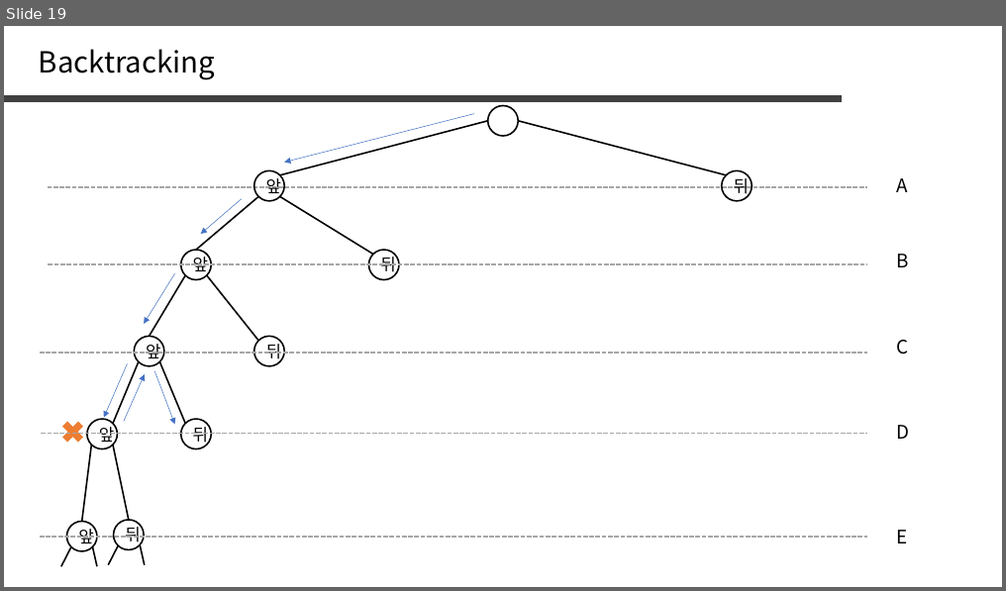
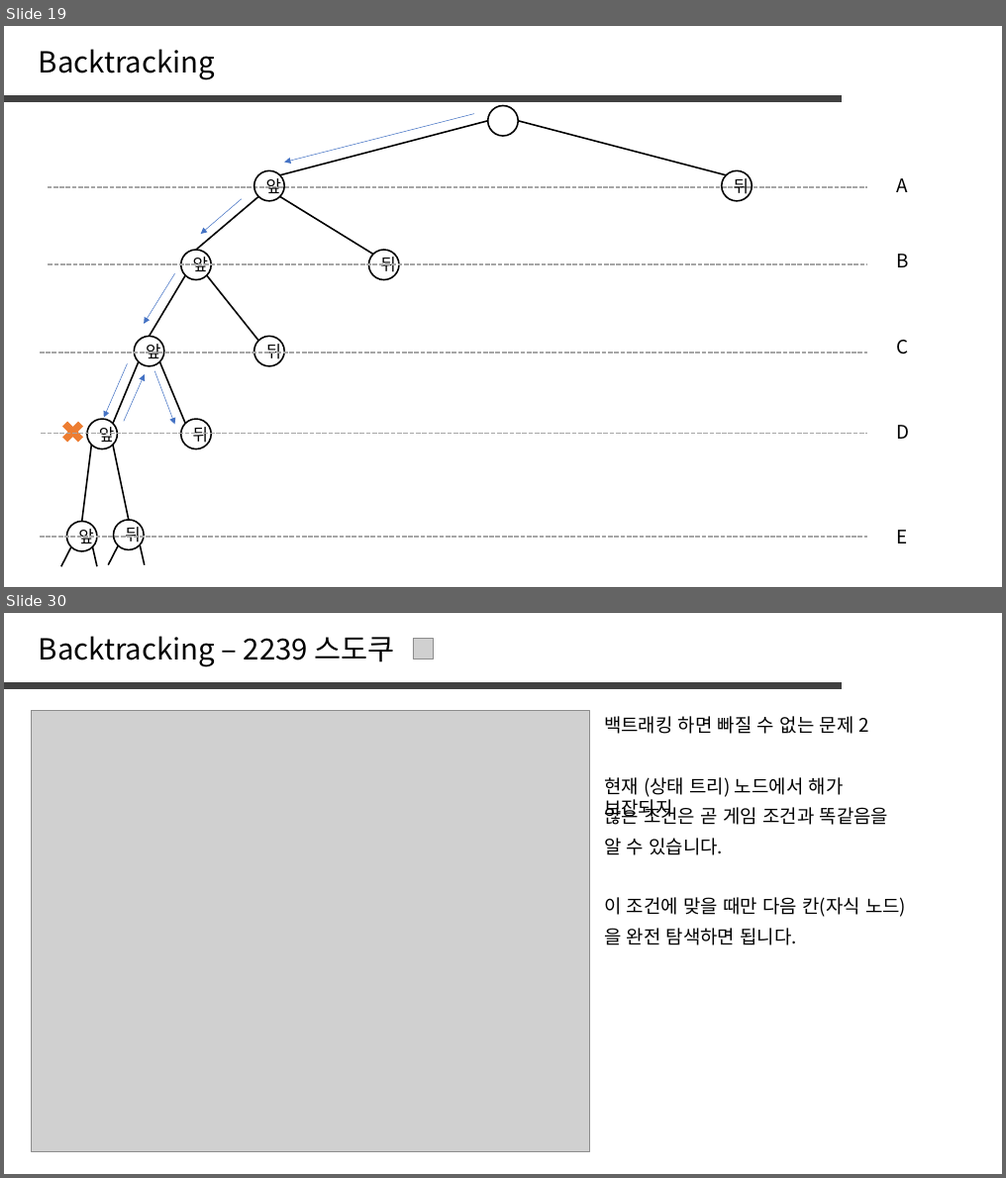
Before and after one commit to jaehoo1/PS-study, a slide deck: study/11_Recursion, Backtracking.pptx. Shown one above the other, each under a label of ours: slide 19 before the commit, slides 19 and 30 after it; the slides between them are not shown. The pictures are 1006x591 and 1006x1178 pixels, drawn with LibreOffice and Linux fonts; fonts in the diff are those of the drawing; grey boxes stand for pictures. Boxes give left, top, right and bottom in pixels: in the first picture for what was removed or moved away, otherwise in the second. Text is boxed around its words. In the diff, an @@ line names an element or a change of style, - is before the commit and + after.

```diff
--- a/study/11_Recursion, Backtracking.pptx
+++ b/study/11_Recursion, Backtracking.pptx
@@ slide 30 added at [4, 613, 1002, 1174], background #FFFFFF @@
@@ text added at [39, 636, 395, 667], 28 pt, text #000000 @@
+Backtracking – 2239 스도쿠
@@ picture added at [413, 639, 433, 660] @@
@@ line added from (4, 685) to (843, 685), #404040 6 pt @@
@@ picture added at [31, 710, 589, 1152] @@
@@ text added at [604, 716, 869, 734], 18 pt, text #000000 @@
+백트래킹 하면 빠질 수 없는 문제 2
@@ text added at [604, 777, 844, 821], 18 pt, text #000000 @@
+현재 (상태 트리) 노드에서 해가 보장되지
@@ text added at [604, 804, 889, 825], 18 pt, text #000000 @@
+않는 조건은 곧 게임 조건과 똑같음을
@@ text added at [604, 838, 723, 856], 18 pt, text #000000 @@
+알 수 있습니다.
@@ text added at [604, 897, 906, 917], 18 pt, text #000000 @@
+이 조건에 맞을 때만 다음 칸(자식 노드)
@@ text added at [604, 928, 797, 946], 18 pt, text #000000 @@
+을 완전 탐색하면 됩니다.
```
Also in this commit, not shown: 2 slides changed, 10 other slides added, 28 slides removed.
